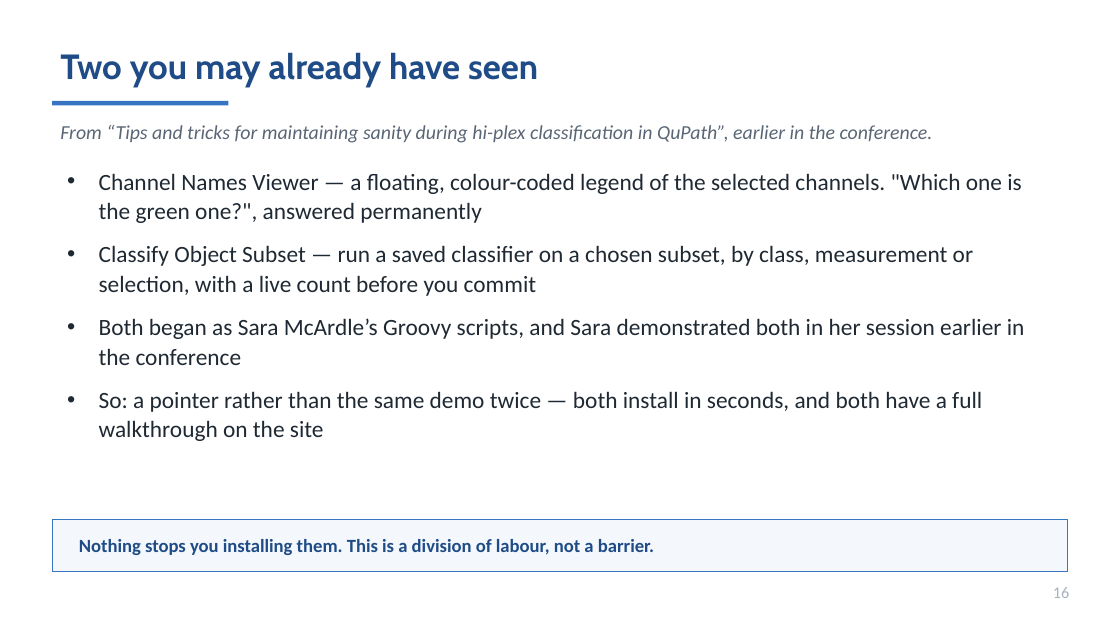
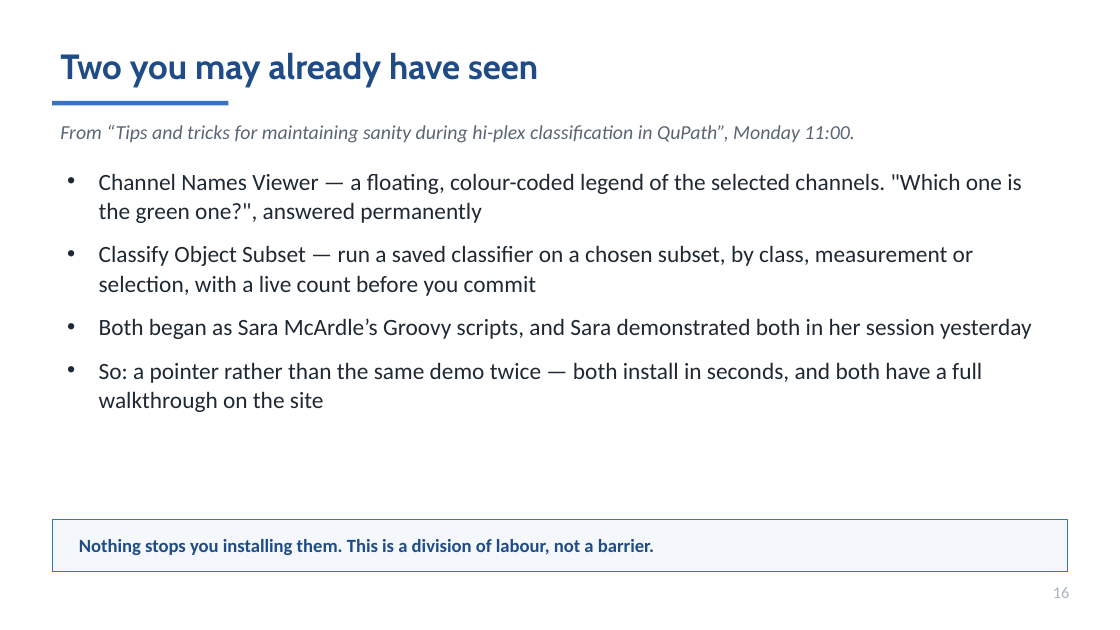
Before and after one commit to MichaelSNelson/BINA-I2K-2026-QuPath-Extensions, a slide deck: slide 16 of I2K_2026_QuPath_Extensions.pptx. Drawn at 1120x630 pixels with LibreOffice and Linux fonts; fonts in the diff are those of the drawing. Boxes give left, top, right and bottom in pixels: in the first picture for what was removed or moved away, otherwise in the second. Text is boxed around its words. In the diff, an @@ line names an element or a change of style, - is before the commit and + after.

```diff
--- a/I2K_2026_QuPath_Extensions.pptx
+++ b/I2K_2026_QuPath_Extensions.pptx
@@ text at [60, 125, 855, 143]: text changed @@
-From “Tips and tricks for maintaining sanity during hi-plex classification in QuPath”, earlier in the conference.
+From “Tips and tricks for maintaining sanity during hi-plex classification in QuPath”, Monday 11:00.
@@ text at [99, 318, 1031, 339]: text changed @@
-• Both began as Sara McArdle’s Groovy scripts, and Sara demonstrated both in her session earlier in the conference
+• Both began as Sara McArdle’s Groovy scripts, and Sara demonstrated both in her session yesterday
```
Also in this commit, not shown: 3 other slides changed, 8 other files.
